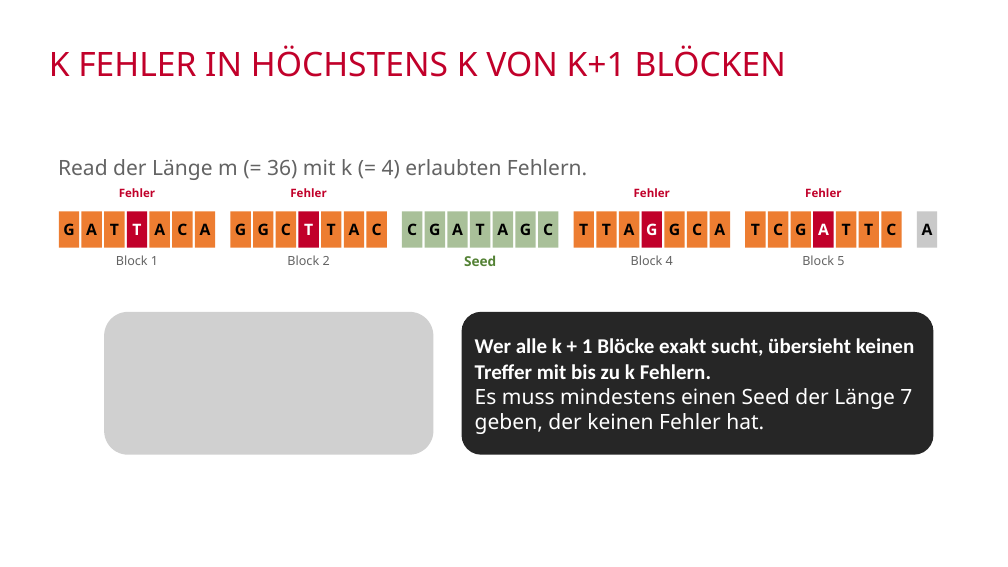
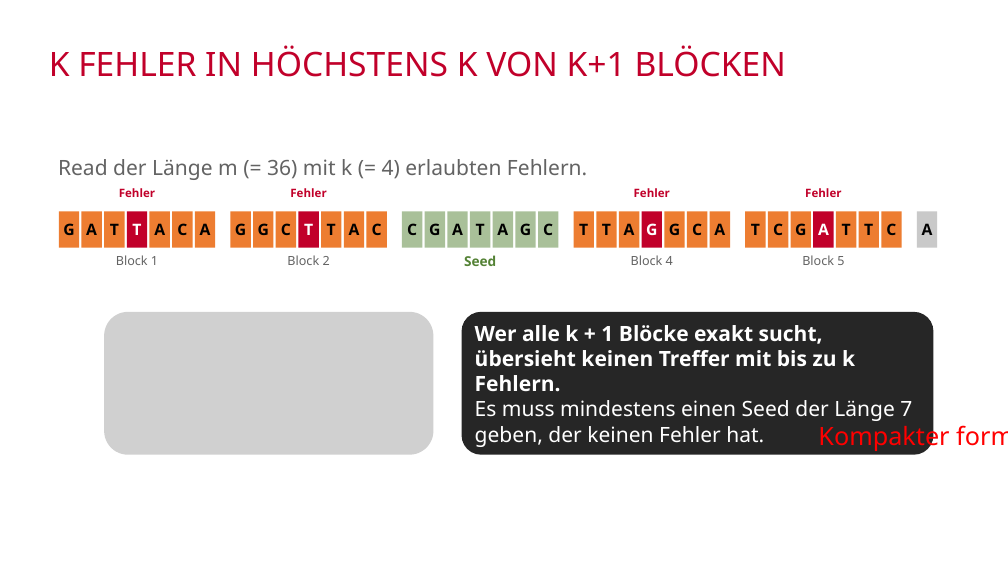
Before and after one commit to mawehl/BigData, a slide deck: slide 9 of CloudBurst_Wehle.pptx. Drawn at 1008x567 pixels with LibreOffice and Linux fonts; fonts in the diff are those of the drawing; grey boxes stand for pictures; background and template pictures are left out. Boxes give left, top, right and bottom in pixels: in the first picture for what was removed or moved away, otherwise in the second. Text is boxed around its words. In the diff, an @@ line names an element or a change of style, - is before the commit and + after.

```diff
--- a/CloudBurst_Wehle.pptx
+++ b/CloudBurst_Wehle.pptx
@@ text in rounded rectangle at (x1=475, y1=325, x2=855, y2=392): font Calibri to Noto Sans in "Wer alle k + 1 Blöcke exakt ..." @@
@@ text added at (x1=818, y1=422, x2=949, y2=452), 24 pt, text #FF0000 @@
+Kompakter formulieren
```
Also in this commit, not shown: 7 other slides changed, 4 slides added, 2 slides removed, 1 other file.
